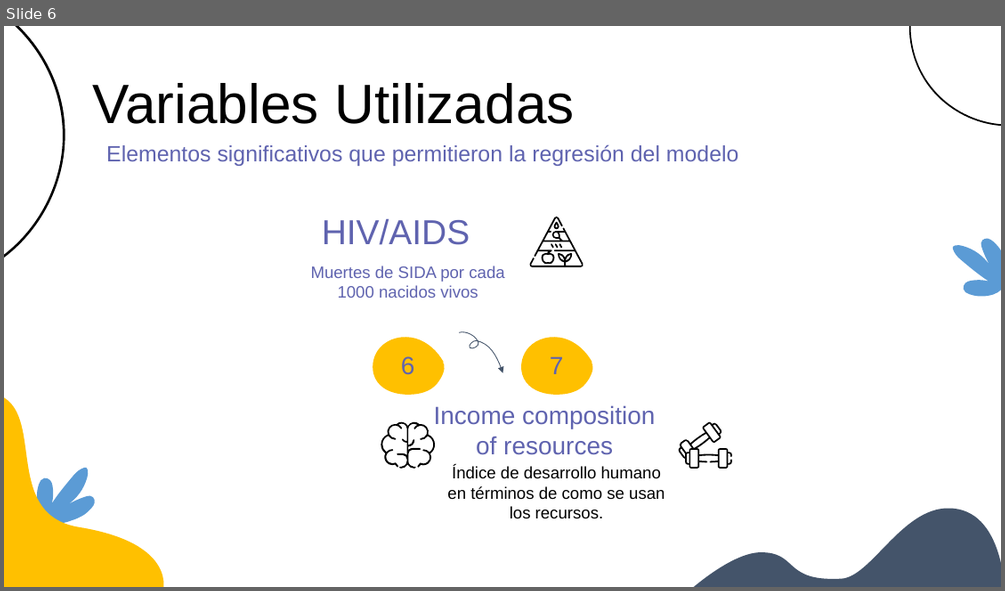
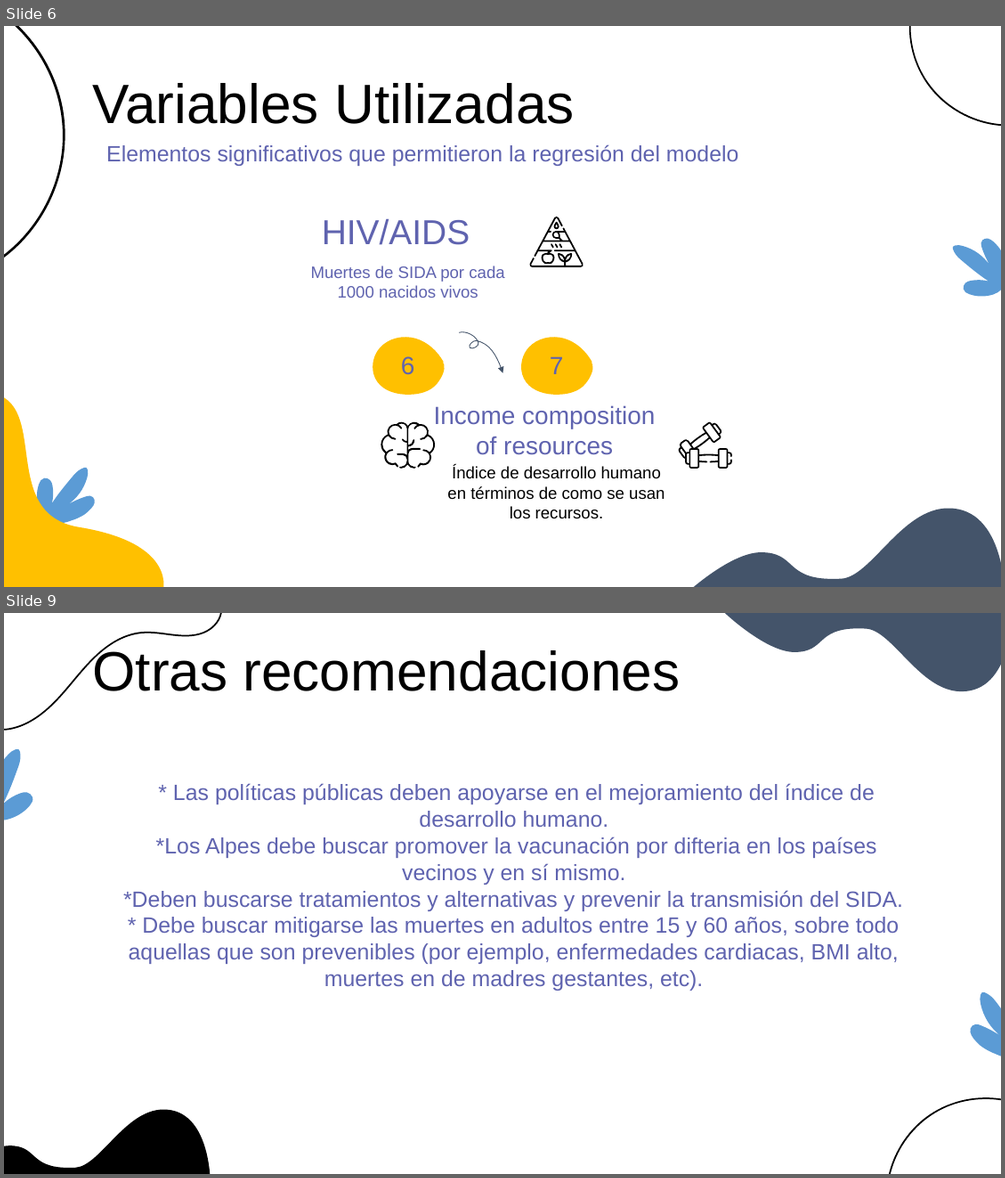
Before and after one commit to sofiaalvarezlopez/BI-Lab3, a slide deck: Presentacion_final.pptx. Shown one above the other, each under a label of ours: slide 6 before the commit, slides 6 and 9 after it; the slides between them are not shown. The pictures are 1005x591 and 1005x1178 pixels, drawn with LibreOffice and Linux fonts; fonts in the diff are those of the drawing; background and template pictures are left out. Boxes give left, top, right and bottom in pixels: in the first picture for what was removed or moved away, otherwise in the second. Text is boxed around its words. In the diff, an @@ line names an element or a change of style, - is before the commit and + after.

```diff
--- a/Presentacion_final.pptx
+++ b/Presentacion_final.pptx
@@ slide 9 added at box(4, 613, 1001, 1174), background #FFFFFF @@
@@ freeform shape added at box(4, 613, 229, 792), fill #000000 @@
@@ freeform shape added at box(725, 613, 1001, 691), fill #44546A @@
@@ title added at box(92, 647, 680, 691), 53.3 pt, text #000000 @@
+Otras recomendaciones
@@ freeform shape added at box(4, 739, 45, 828), fill #5B9BD5 @@
@@ text added at box(123, 783, 903, 990), 21.3 pt, text #5F63AF @@
+* Las políticas públicas deben apoyarse en el mejoramiento del índice de desarrollo humano.
+*Los Alpes debe buscar promover la vacunación por difteria en los países vecinos y en sí mismo.
+*Deben buscarse tratamientos y alternativas y prevenir la transmisión del SIDA.
+* Debe buscar mitigarse las muertes en adultos entre 15 y 60 años, sobre todo aquellas que son prevenibles (por ejemplo, enfermedades cardiacas, BMI alto, muertes en de madres gestantes, etc).
@@ freeform shape added at box(954, 973, 1001, 1072), fill #5B9BD5 @@
@@ freeform shape added at box(4, 1110, 210, 1174), fill #000000 @@
@@ freeform shape added at box(886, 1096, 1001, 1174), fill #000000 @@
```
Also in this commit, not shown: 2 slides changed, 2 other slides added, 2 slides removed, 2 other files.
